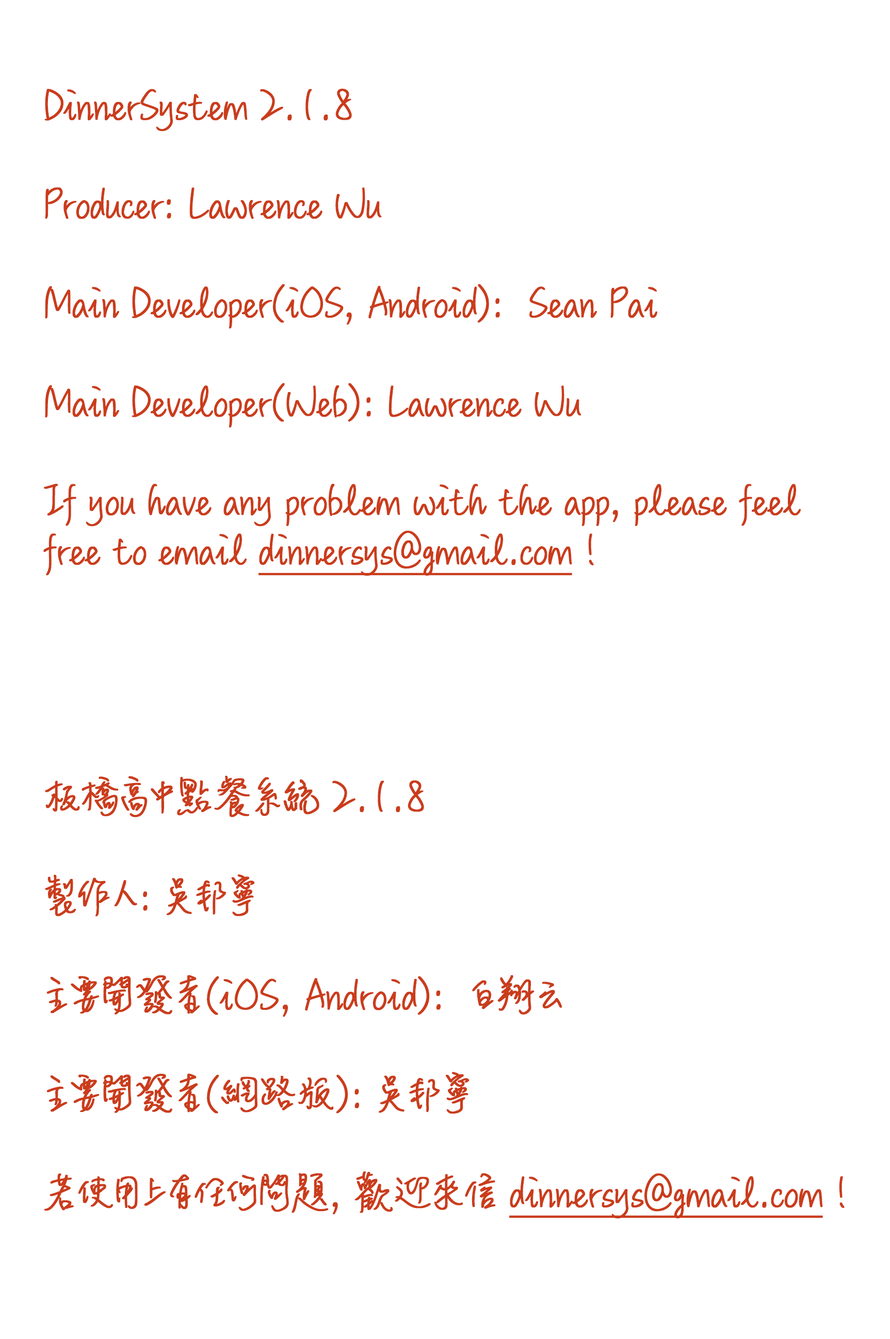
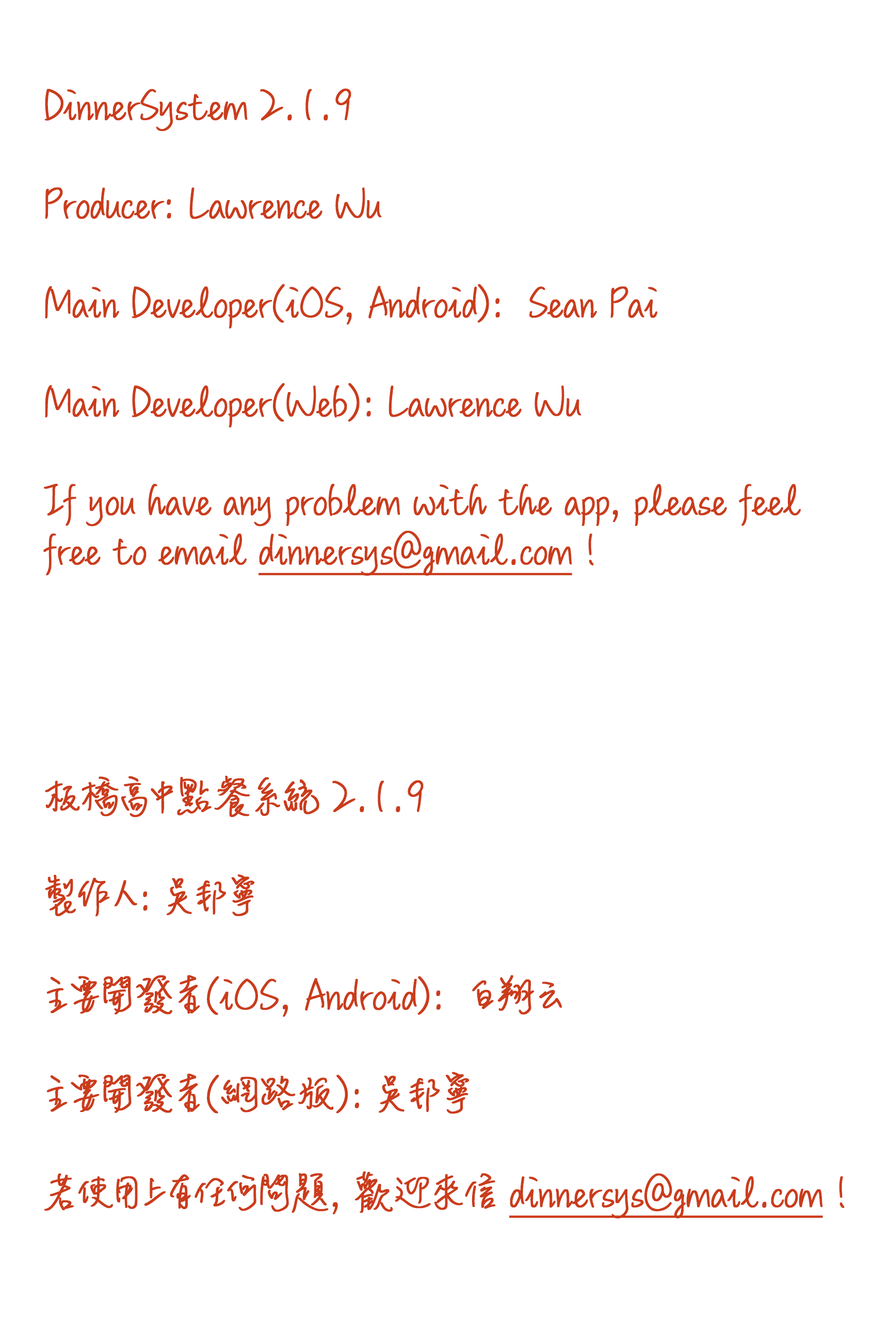
Revision of a layered 890x1339 image; what changed, layer by layer:
renamed "DinnerSystem 2.1.8 Producer: Lawrence Wu Main Developer(iOS," to "DinnerSystem 2.1.9 Producer: Lawrence Wu Main Developer(iOS,", painted on it over (335, 88, 424, 812)
